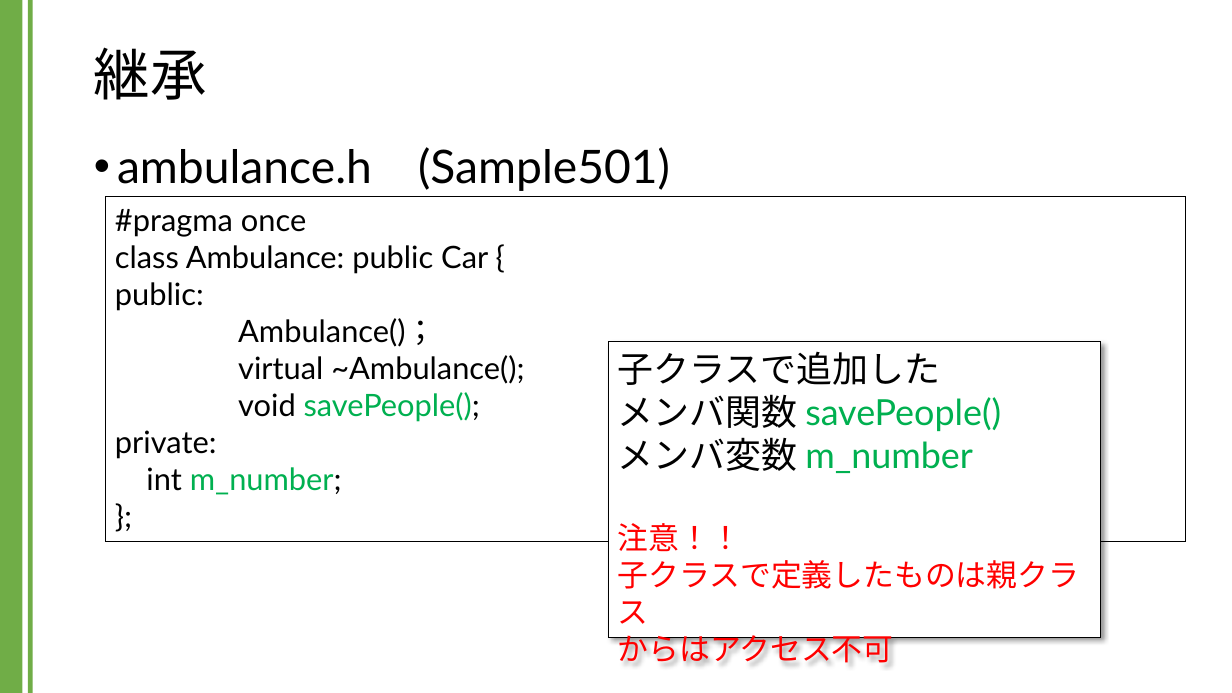
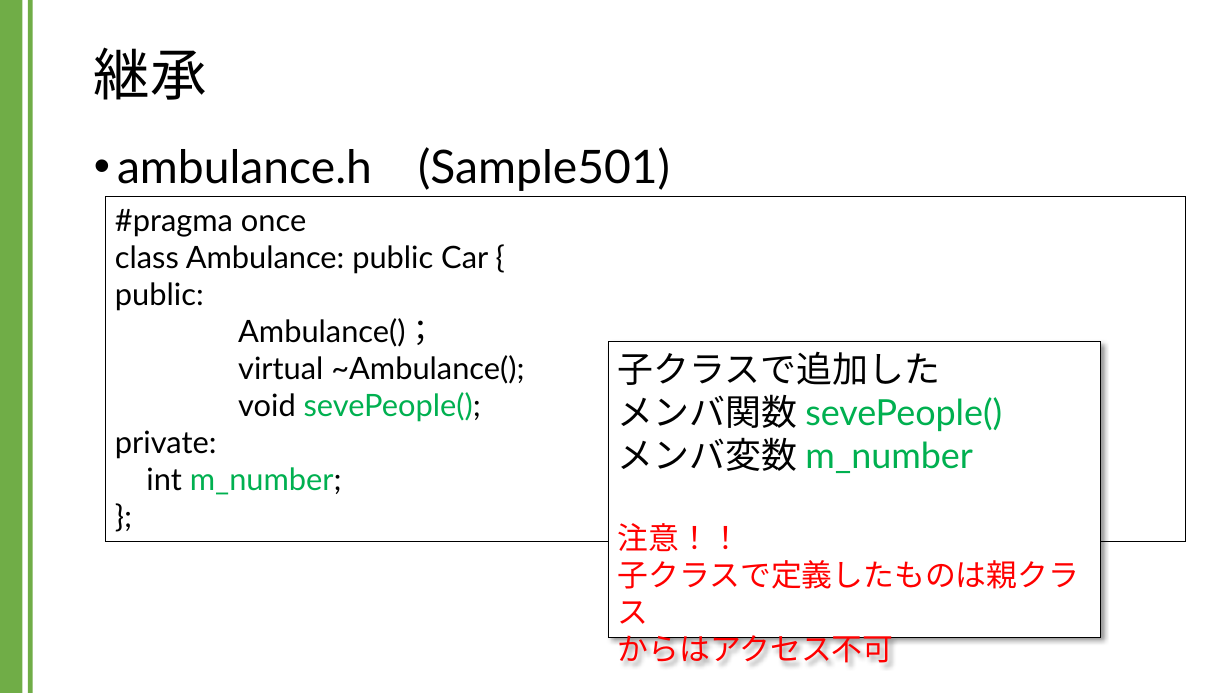
Before and after one commit to kic-murata/cpp2024, a slide deck: slide 13 of 授業資料/講義資料：継承とポリモーフィズム.pptx. Drawn at 1232x693 pixels with LibreOffice and Linux fonts; fonts in the diff are those of the drawing. Boxes give left, top, right and bottom in pixels: in the first picture for what was removed or moved away, otherwise in the second. Text is boxed around its words. In the diff, an @@ line names an element or a change of style, - is before the commit and + after.

```diff
--- a/授業資料/講義資料：継承とポリモーフィズム.pptx
+++ b/授業資料/講義資料：継承とポリモーフィズム.pptx
@@ text in rectangle at <box>618,352,1002,431</box>: text changed @@
-子クラスで追加した
-メンバ関数 savePeople()
+子クラスで追加した
+メンバ関数 sevePeople()
@@ text in rectangle at <box>238,392,481,422</box>: text changed @@
-void savePeople();
+void sevePeople();
```
Also in this commit, not shown: 10 other slides changed.
